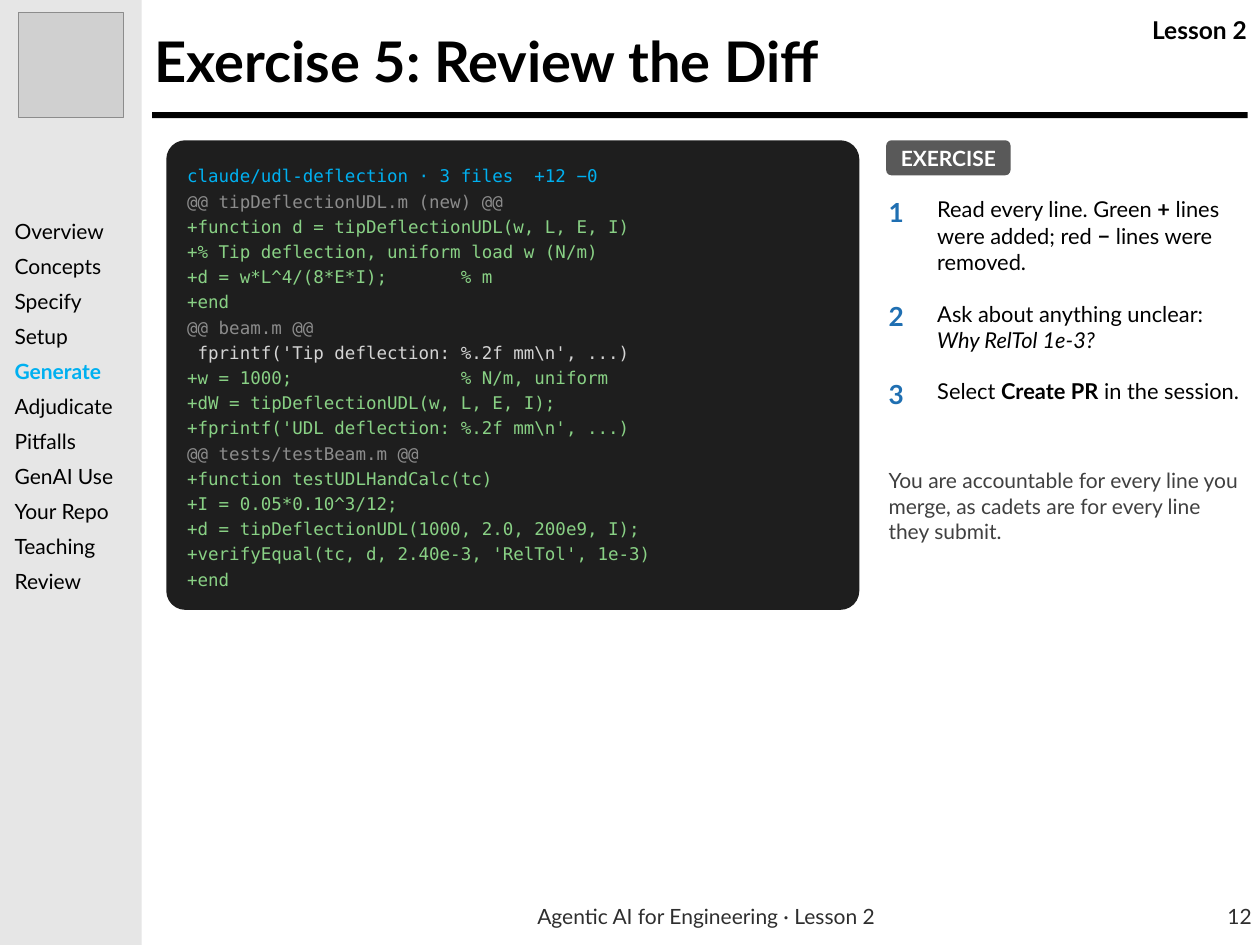
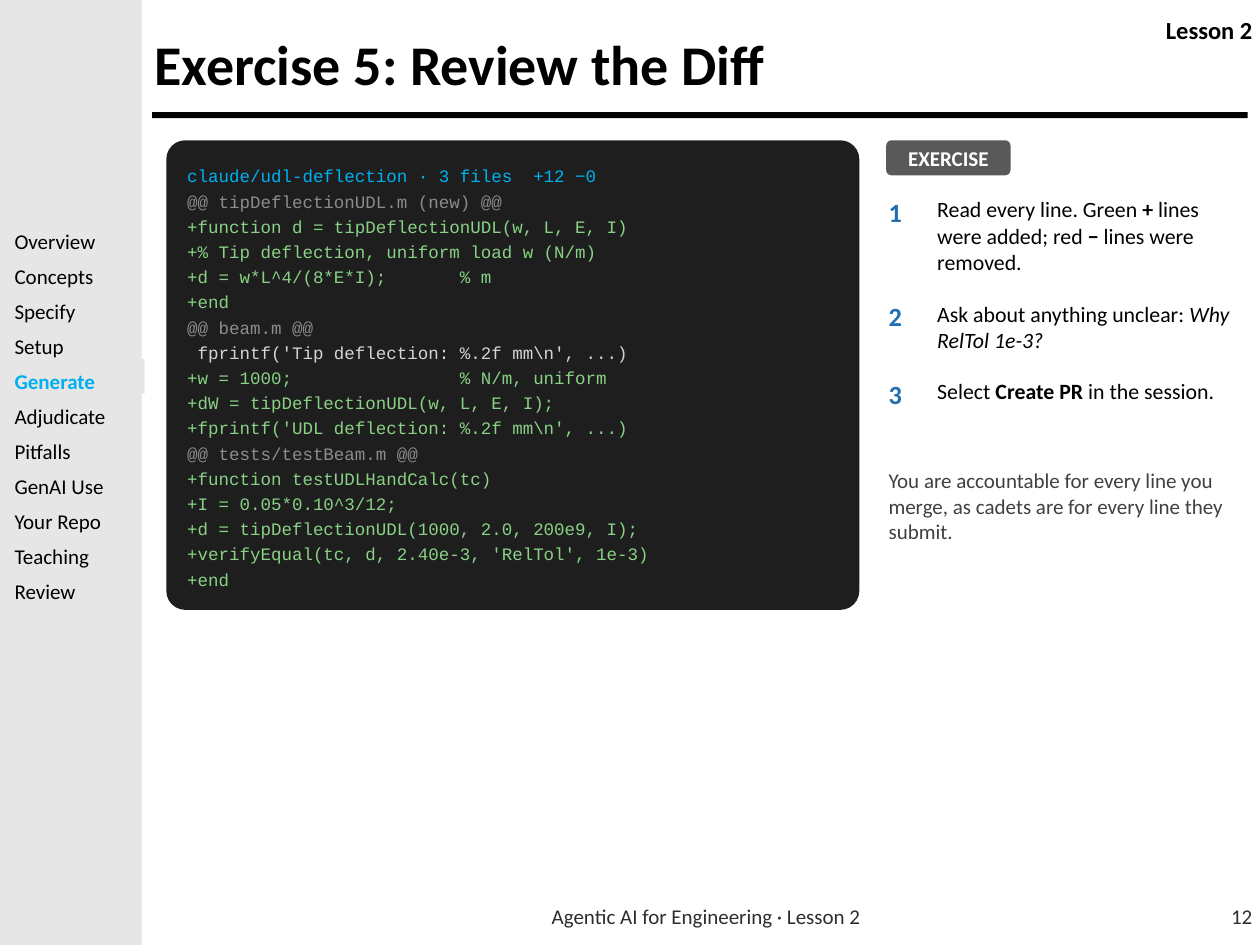
Before and after one commit to usafa-dfas/Agentic-AI-for-Engineering, a slide deck: slide 12 of Lesson Material/LSN 2 - Introduction to Agentic AI for Coding/Agentic_AI_for_Engineering_Lesson_2.pptx. Drawn at 1260x945 pixels with LibreOffice and Linux fonts; fonts in the diff are those of the drawing; grey boxes stand for pictures; background and template pictures are left out. Boxes give left, top, right and bottom in pixels: in the first picture for what was removed or moved away, otherwise in the second. Text is boxed around its words. In the diff, an @@ line names an element or a change of style, - is before the commit and + after.

```diff
--- a/Lesson Material/LSN 2 - Introduction to Agentic AI for Coding/Agentic_AI_for_Engineering_Lesson_2.pptx
+++ b/Lesson Material/LSN 2 - Introduction to Agentic AI for Coding/Agentic_AI_for_Engineering_Lesson_2.pptx
@@ rectangle removed at box(0, 0, 142, 945) @@
@@ rectangle added at box(0, 0, 142, 945), fill #E6E6E6 @@
@@ picture removed at box(18, 13, 123, 118) @@
@@ title "Exercise 5: Review the Diff" at box(155, 45, 764, 86): font Lato to Calibri; line spacing 0.75 to 0.9 @@
@@ text removed at box(1152, 21, 1247, 40) @@
-Lesson 2
@@ text added at box(1166, 23, 1252, 40), 21 pt, text #000000, bold @@
+Lesson 2
@@ text "claude/udl-deflection · 3 files +12 ..." at box(187, 170, 648, 586): font DejaVu Sans Mono to Courier New @@
@@ text removed at box(15, 223, 104, 239) @@
-Overview
@@ text added at box(15, 234, 106, 599), 18 pt, text #000000 @@
+Overview
+Concepts
+Specify
+Setup
+Generate
+Adjudicate
+Pitfalls
+GenAI Use
+Your Repo
+Teaching
+Review
@@ text removed at box(15, 258, 102, 278) @@
-Concepts
@@ text removed at box(15, 293, 82, 313) @@
-Specify
@@ text removed at box(15, 328, 68, 348) @@
-Setup
@@ text "Generate" at box(15, 375, 94, 389): font Lato to Calibri; line spacing 0.94 to 30pt @@
@@ text removed at box(15, 398, 113, 418) @@
-Adjudicate
@@ text removed at box(15, 433, 76, 449) @@
-Pitfalls
@@ text removed at box(15, 468, 113, 484) @@
-GenAI Use
@@ font Lato to Calibri in 9 elements at box(552, 909, 860, 928), box(908, 152, 989, 166), box(889, 205, 902, 222), box(937, 202, 1199, 270), box(889, 308, 902, 326), box(937, 307, 1229, 348), box(889, 386, 902, 404), box(937, 384, 1214, 399), box(889, 473, 1223, 539) @@
@@ text removed at box(15, 504, 109, 523) @@
-Your Repo
@@ text removed at box(15, 538, 96, 558) @@
-Teaching
@@ text removed at box(15, 574, 82, 589) @@
-Review
@@ page number at box(1231, 910, 1252, 924): font Lato to Calibri; alignment left to right @@
```
Also in this commit, not shown: 21 other slides changed, 4 other files.
